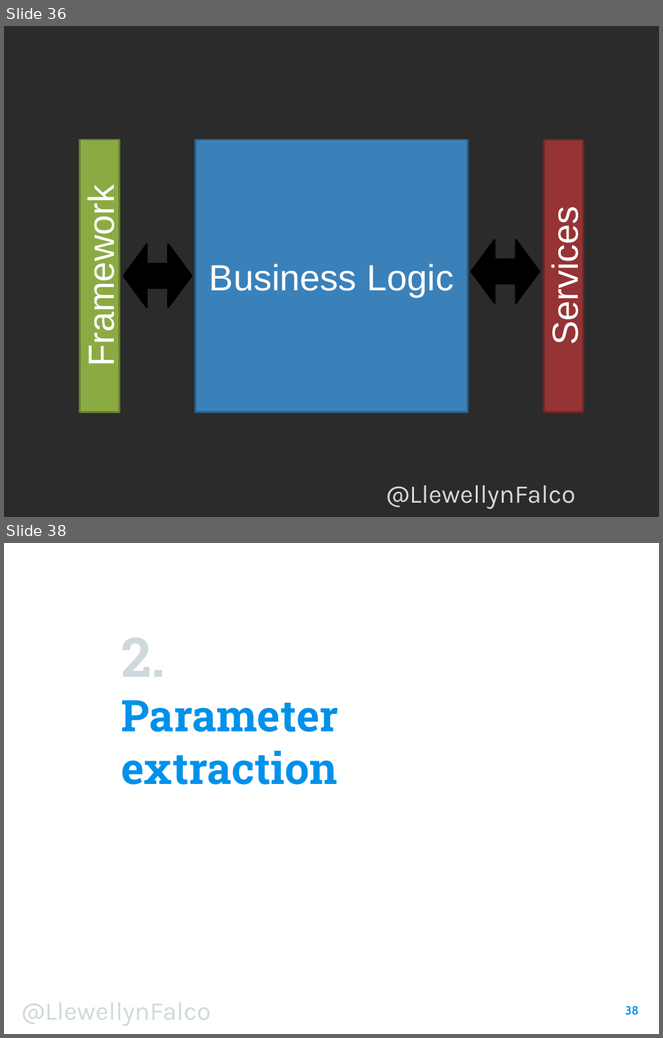
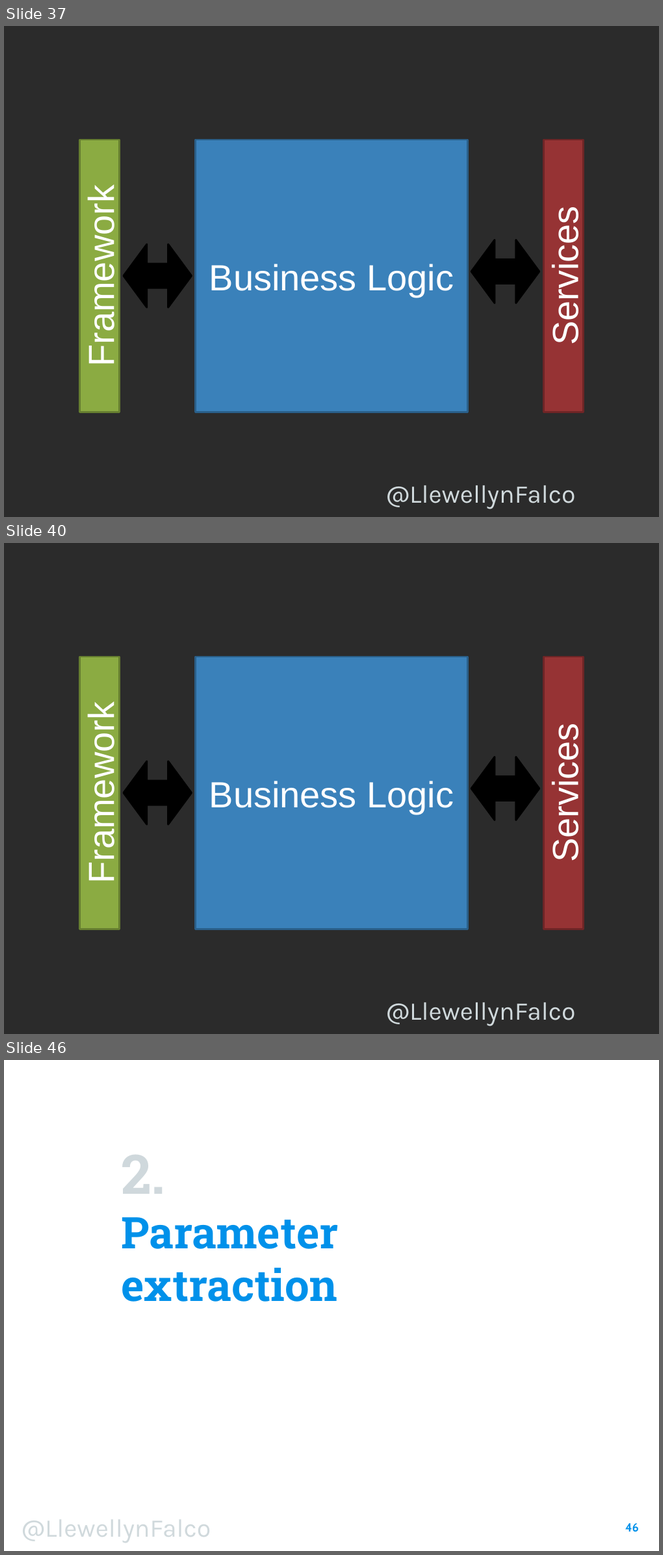
Before and after one commit to isidore/Talk-AvoidingLockIn, a slide deck: Avoiding Lock-In.pptx. Shown one above the other, each under a label of ours: slides 36 and 38 before the commit, slides 37, 40 and 46 after it; the slides between them are not shown. The pictures are 663x1038 and 663x1555 pixels, drawn with LibreOffice and Linux fonts; fonts in the diff are those of the drawing; background and template pictures are left out; a plain dark background stands for a picture behind light text. Boxes give left, top, right and bottom in pixels: in the first picture for what was removed or moved away, otherwise in the second. Text is boxed around its words. In the diff, an @@ line names an element or a change of style, - is before the commit and + after.

Commit message:
FrameWorks

```diff
--- a/Avoiding Lock-In.pptx
+++ b/Avoiding Lock-In.pptx
@@ slide 40 added at [4, 543, 659, 1034], background picture (left out); not listed: 1 template element that a slide beside it also shows @@
@@ rectangle added at [79, 657, 119, 930], fill #8BAB42, outline #677F31 2 pt, 40 pt, text #FFFFFF @@
+Framework
@@ rectangle added at [195, 657, 468, 930], fill #3A81BA, outline #2B5F8A 2 pt, 40 pt, text #FFFFFF @@
+Business Logic
@@ rectangle added at [544, 657, 584, 930], fill #963334, outline #6F2626 2 pt, 40 pt, text #FFFFFF @@
+Services
@@ left right arrow added at [123, 761, 191, 824], fill #000000, outline #000000 2 pt @@
@@ left right arrow added at [471, 757, 540, 821], fill #000000, outline #000000 2 pt @@
@@ what was slide 36 is now slide 37 @@
@@ what was slide 38 is now slide 46 @@
@@ page number at [625, 1523, 639, 1533]: text changed @@
-38
+46
```
Also in this commit, not shown: 3 slides changed, 7 other slides added, 1 other file.
